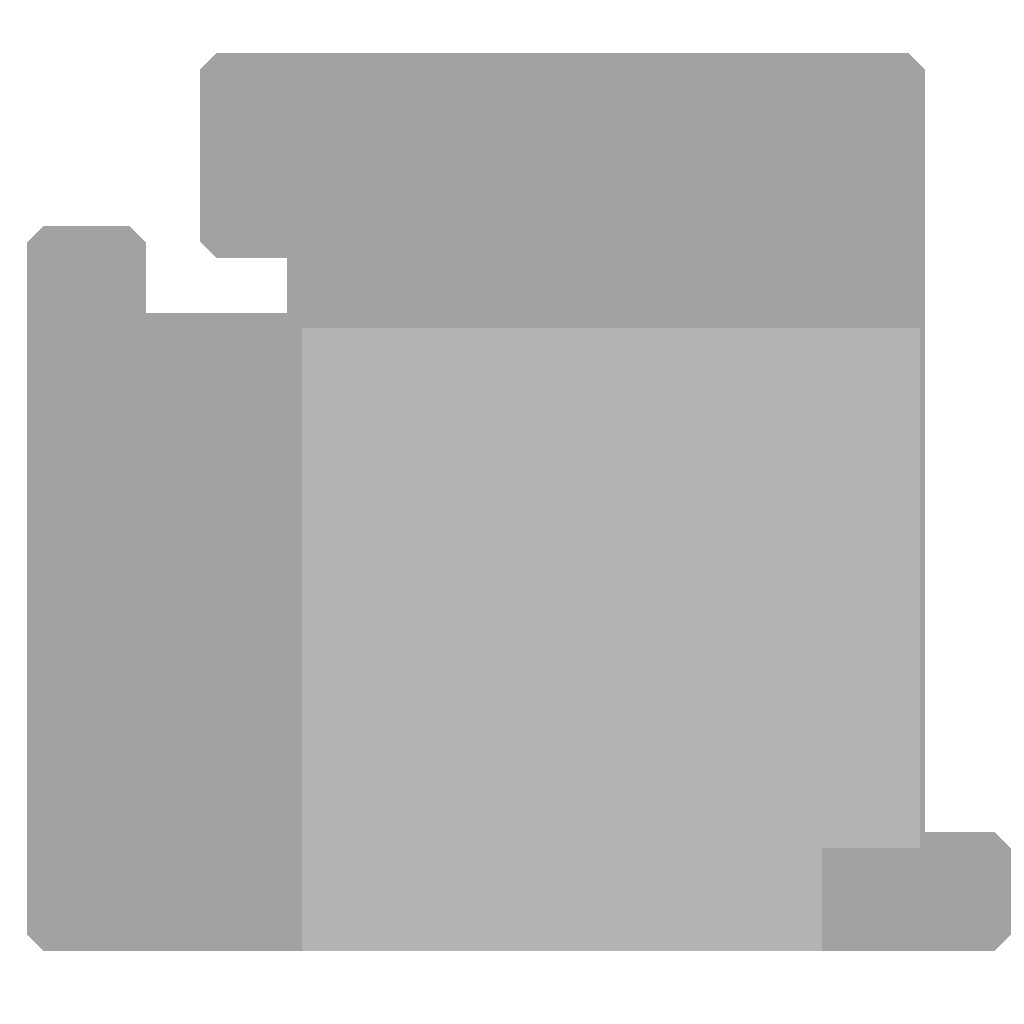
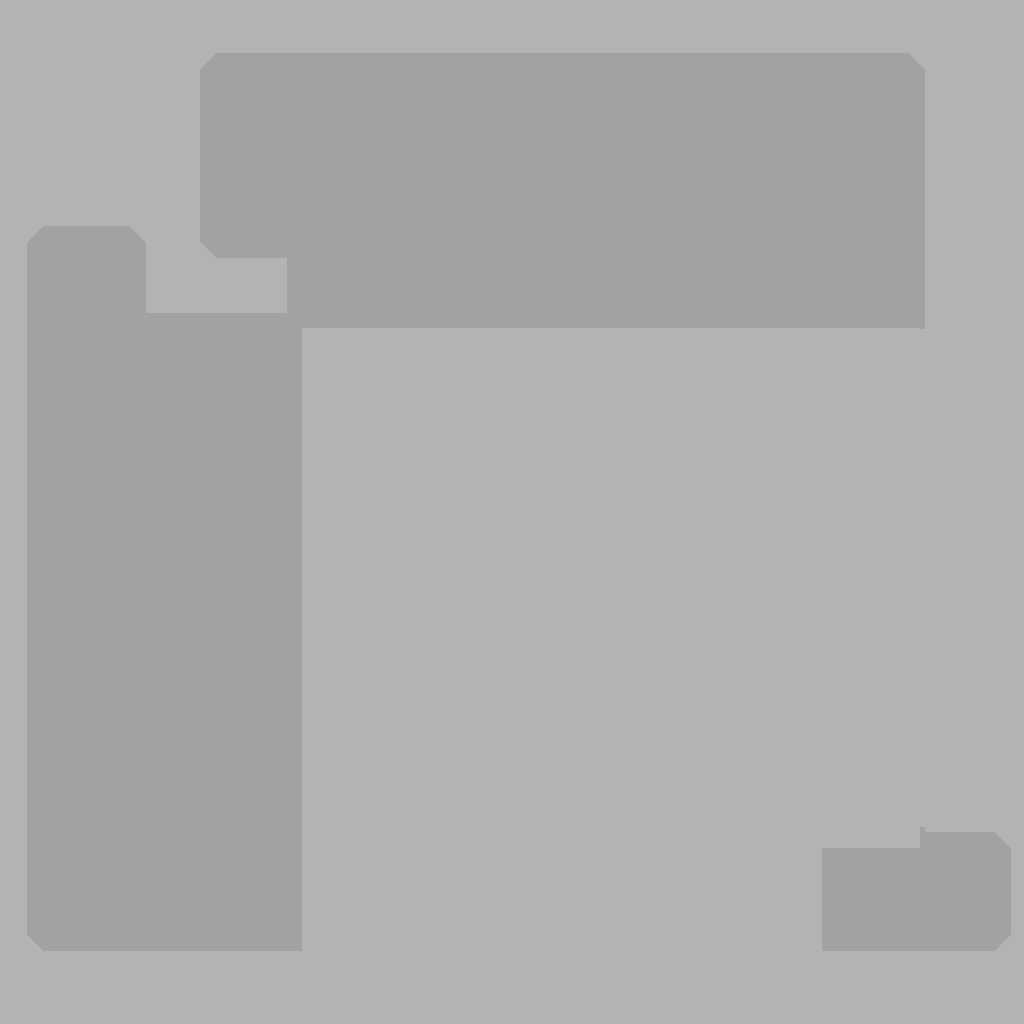
Comparing the layer stacks of the two 1024x1024 images. Changes:
painted on "Layer 1" over [305, 329, 992, 992]
added layer "Layer 3" over [0, 0, 1024, 1024]
